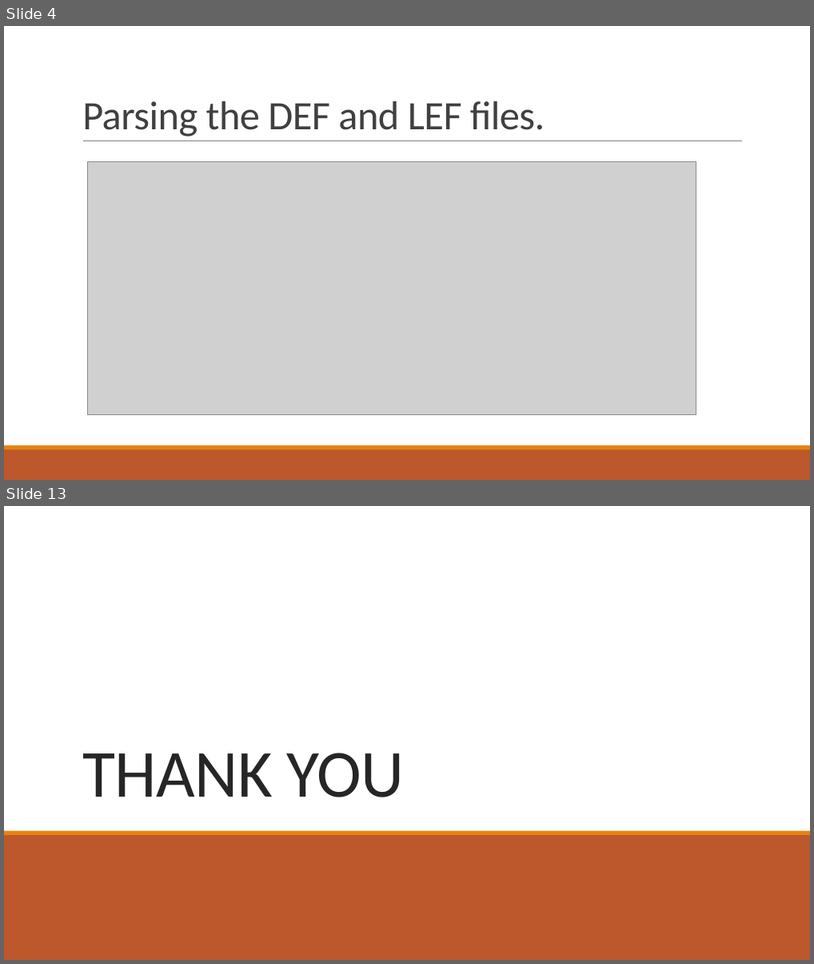
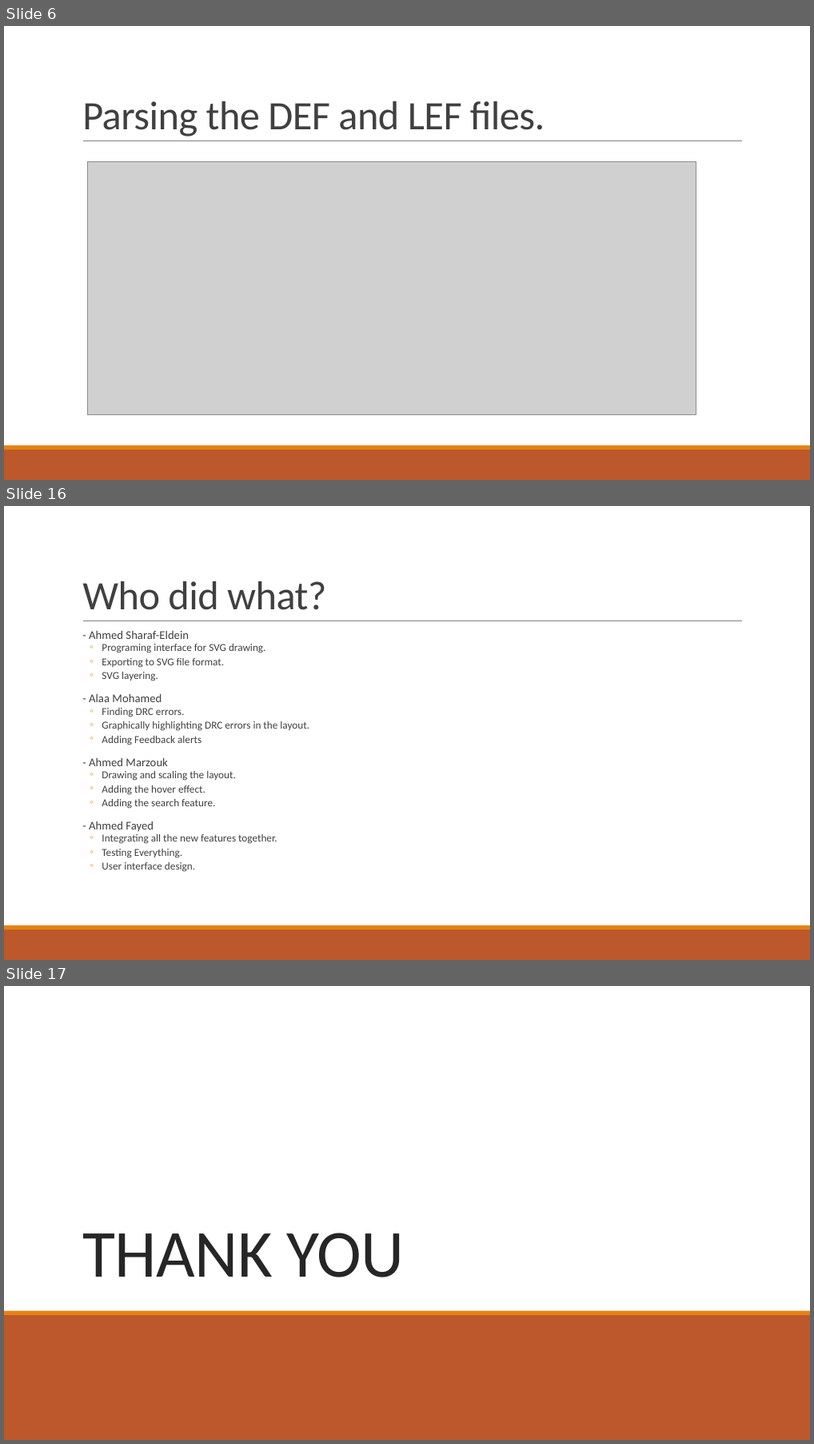
Before and after one commit to AhmedSharaf98/DEF-to-SVG, a slide deck: docs/DEF-LEF to SVG.pptx. Shown one above the other, each under a label of ours: slides 4 and 13 before the commit, slides 6, 16 and 17 after it; the slides between them are not shown. The pictures are 814x964 and 814x1444 pixels, drawn with LibreOffice and Linux fonts; fonts in the diff are those of the drawing; grey boxes stand for pictures. Boxes give left, top, right and bottom in pixels: in the first picture for what was removed or moved away, otherwise in the second. Text is boxed around its words. In the diff, an @@ line names an element or a change of style, - is before the commit and + after.

Commit message:
add feedback and ppt file

```diff
--- a/docs/DEF-LEF to SVG.pptx
+++ b/docs/DEF-LEF to SVG.pptx
@@ slide 16 added at <box>4,506,810,960</box>, background #FFFFFF; not listed: 3 template elements that a slide beside it also shows @@
@@ title added at <box>82,581,326,610</box>, 48 pt, text #404040 @@
+Who did what?
@@ text added at <box>89,631,310,872</box>, 12.6 pt, text #404040 @@
+  - Ahmed Sharaf-Eldein
+  ◦ Programing interface for SVG drawing.
+  ◦ Exporting to SVG file format.
+  ◦ SVG layering.
+  - Alaa Mohamed
+  ◦ Finding DRC errors.
+  ◦ Graphically highlighting DRC errors in the layout.
+  ◦ Adding Feedback alerts
+  - Ahmed Marzouk
+  ◦ Drawing and scaling the layout.
+  ◦ Adding the hover effect.
+  ◦ Adding the search feature.
+  - Ahmed Fayed
+  ◦ Integrating all the new features together.
+  ◦ Testing Everything.
+  ◦ User interface design.
@@ what was slide 4 is now slide 6 @@
@@ what was slide 13 is now slide 17 @@
```
Also in this commit, not shown: 9 slides changed, 5 other slides added, 2 slides removed, 1 other file.
